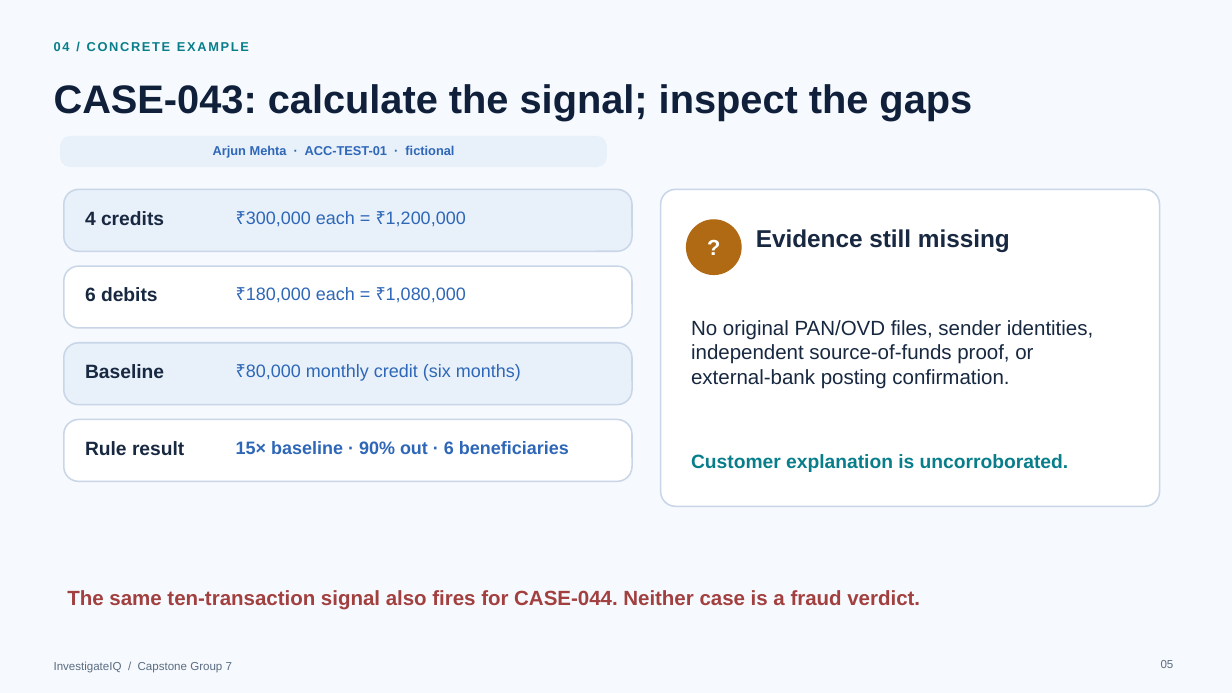
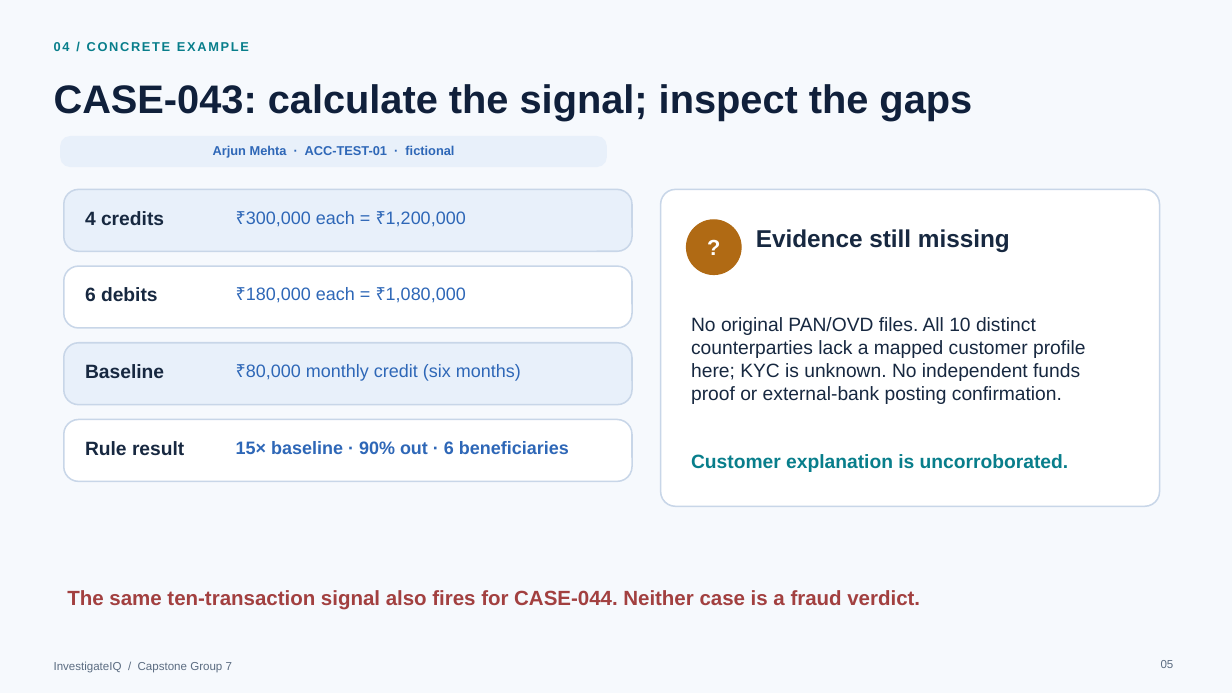
Before and after one commit to swetadminc/CapstoneProject, a slide deck: slide 5 of Product Docs/InvestigateIQ_Technical_Flow.pptx. Drawn at 1232x693 pixels with LibreOffice and Linux fonts; fonts in the diff are those of the drawing. Boxes give left, top, right and bottom in pixels: in the first picture for what was removed or moved away, otherwise in the second. Text is boxed around its words. In the diff, an @@ line names an element or a change of style, - is before the commit and + after.

```diff
--- a/Product Docs/InvestigateIQ_Technical_Flow.pptx
+++ b/Product Docs/InvestigateIQ_Technical_Flow.pptx
@@ text at (x1=691, y1=317, x2=1085, y2=404): text changed; size 16 to 15 pt @@
-No original PAN/OVD files, sender identities, independent source-of-funds proof, or external-bank posting confirmation.
+No original PAN/OVD files. All 10 distinct counterparties lack a mapped customer profile here; KYC is unknown. No independent funds proof or external-bank posting confirmation.
```
Also in this commit, not shown: 9 other slides changed, 23 other files.
